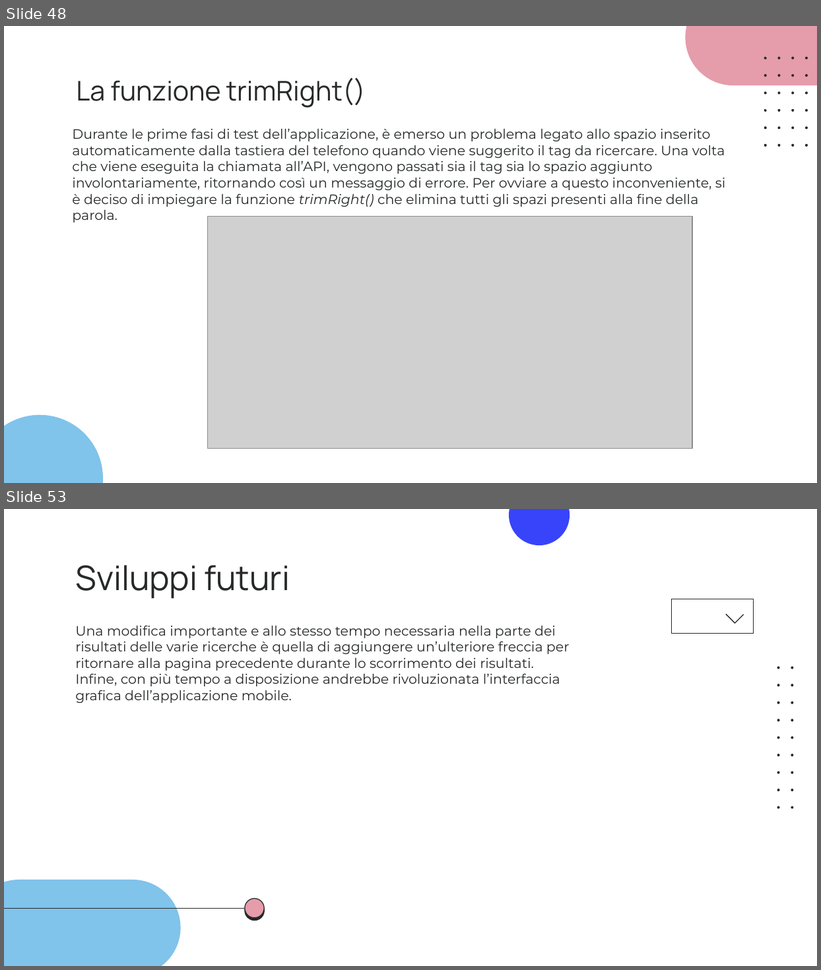
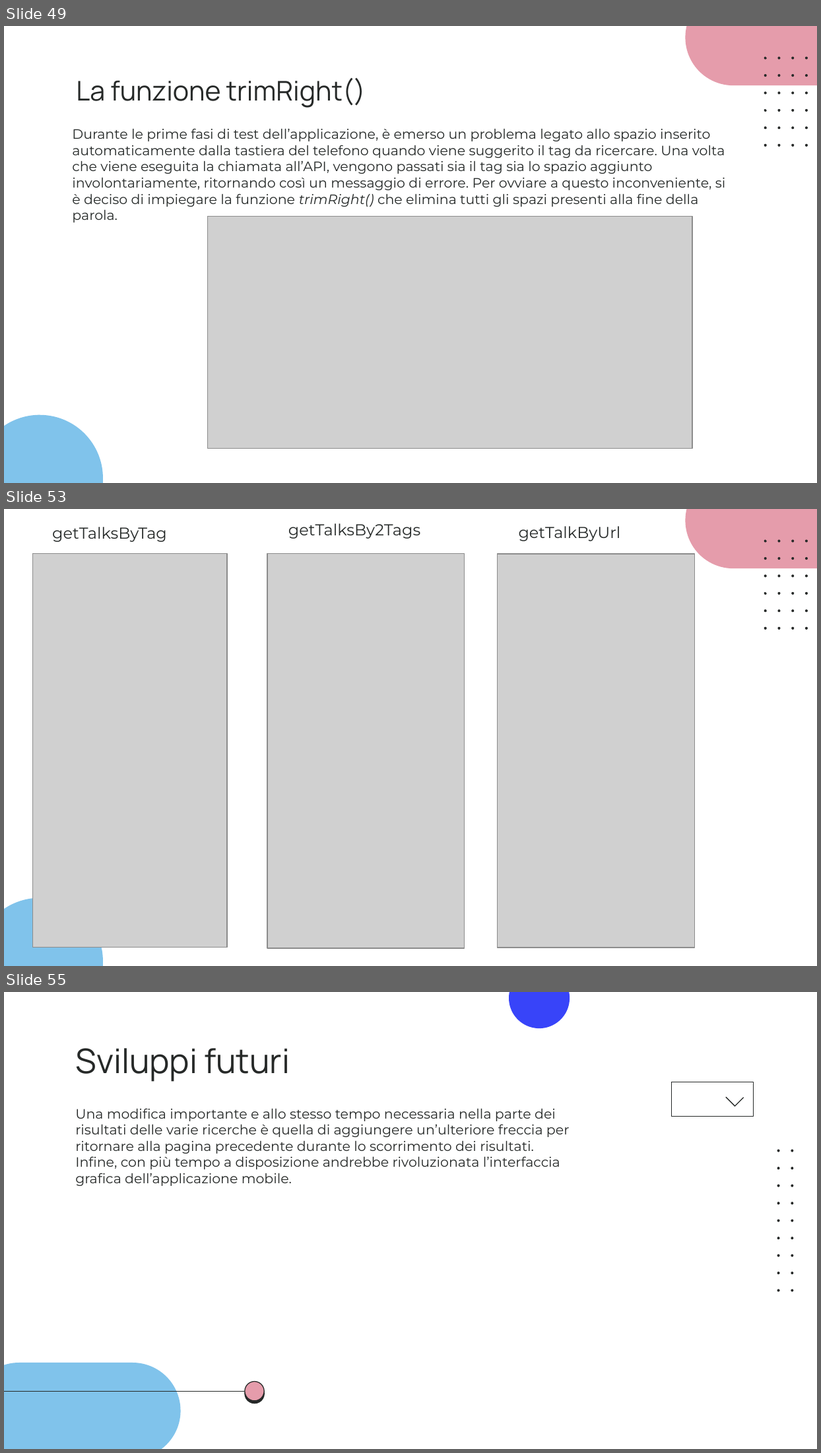
Before and after one commit to slocatelli30/CommuniTEDx, a slide deck: Progetto4.0/CommuniTEDx_4.0.pptx. Shown one above the other, each under a label of ours: slides 48 and 53 before the commit, slides 49, 53 and 55 after it; the slides between them are not shown. The pictures are 821x970 and 821x1453 pixels, drawn with LibreOffice and Linux fonts; fonts in the diff are those of the drawing; grey boxes stand for pictures. Boxes give left, top, right and bottom in pixels: in the first picture for what was removed or moved away, otherwise in the second. Text is boxed around its words. In the diff, an @@ line names an element or a change of style, - is before the commit and + after.

```diff
--- a/Progetto4.0/CommuniTEDx_4.0.pptx
+++ b/Progetto4.0/CommuniTEDx_4.0.pptx
@@ slide 53 added at box(4, 509, 817, 966), background #FFFFFF; not listed: 26 template elements that a slide beside it also shows @@
@@ text added at box(52, 527, 167, 542), 14 pt, text #252928 @@
+getTalksByTag
@@ text added at box(288, 524, 420, 539), 14 pt, text #252928 @@
+getTalksBy2Tags
@@ text added at box(519, 526, 621, 541), 14 pt, text #252928 @@
+getTalkByUrl
@@ picture added at box(32, 554, 227, 947) @@
@@ picture added at box(267, 554, 464, 949) @@
@@ picture added at box(498, 554, 694, 948) @@
@@ what was slide 48 is now slide 49 @@
@@ what was slide 53 is now slide 55 @@
```
Also in this commit, not shown: 8 slides changed, 1 other slide added, 1 other file.
